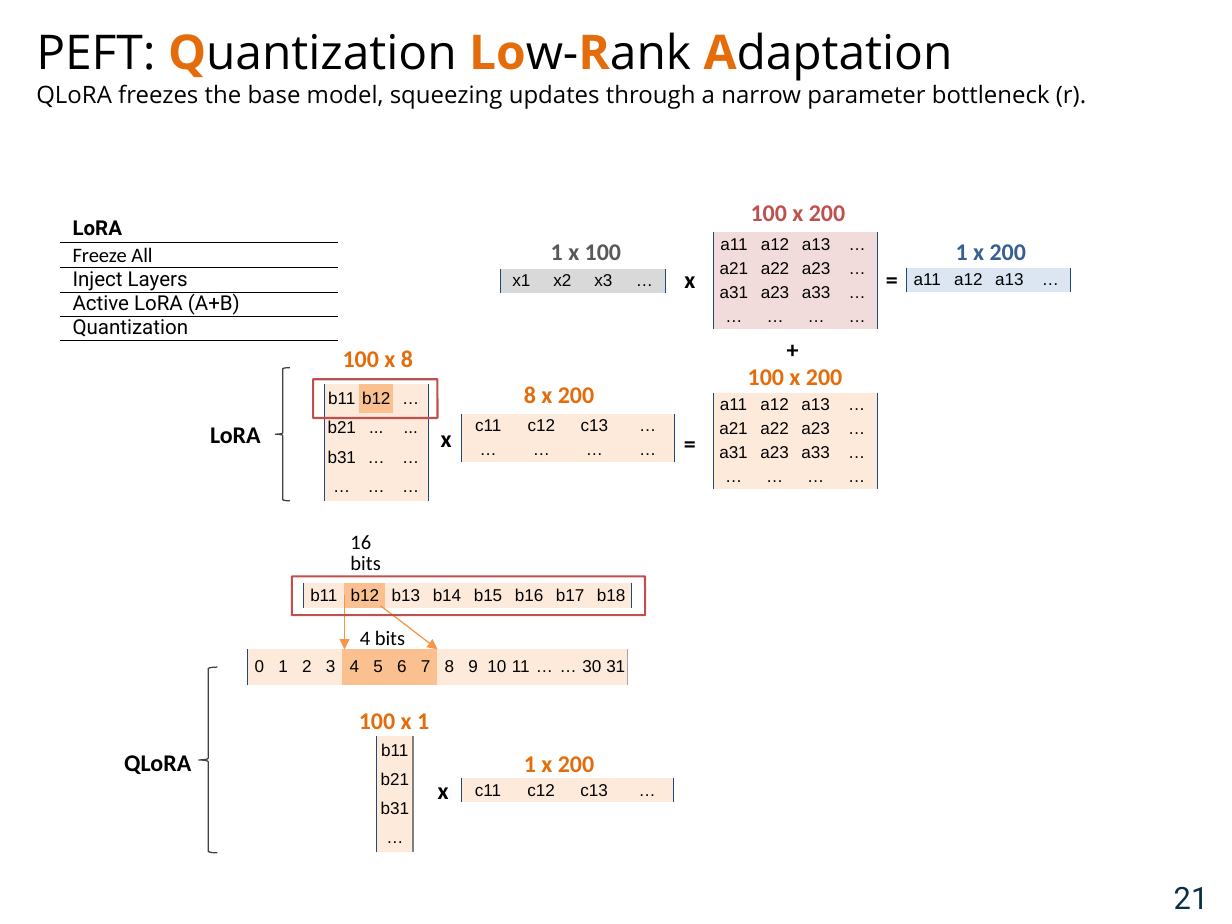
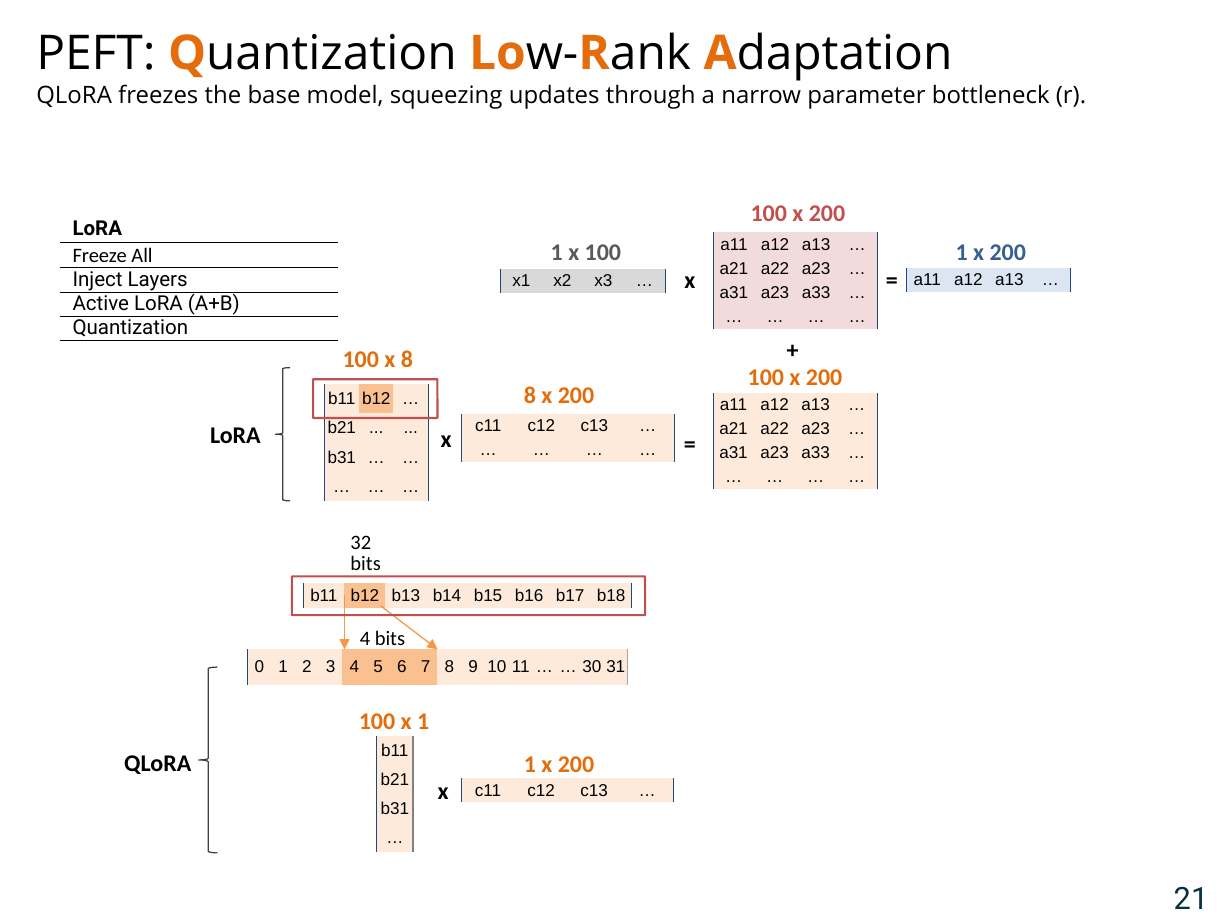
Before and after one commit to navibator/crazy-ai, a slide deck: slide 22 of gemma-v4-0914.pptx. Drawn at 1232x924 pixels with LibreOffice and Linux fonts; fonts in the diff are those of the drawing; background and template pictures are left out. Boxes give left, top, right and bottom in pixels: in the first picture for what was removed or moved away, otherwise in the second. Text is boxed around its words. In the diff, an @@ line names an element or a change of style, - is before the commit and + after.

```diff
--- a/gemma-v4-0914.pptx
+++ b/gemma-v4-0914.pptx
@@ text at (x1=350, y1=535, x2=371, y2=549): text changed @@
-16
+32
```
Also in this commit, not shown: 8 other slides changed.
